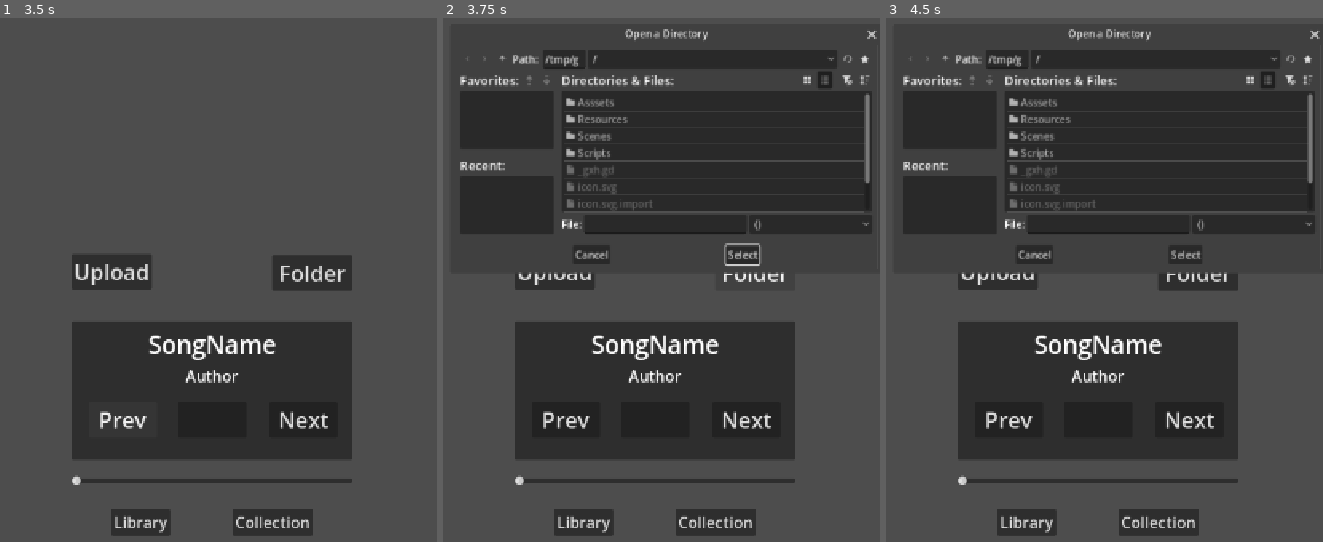
Above: before the commit, frames 1-3 (left to right).
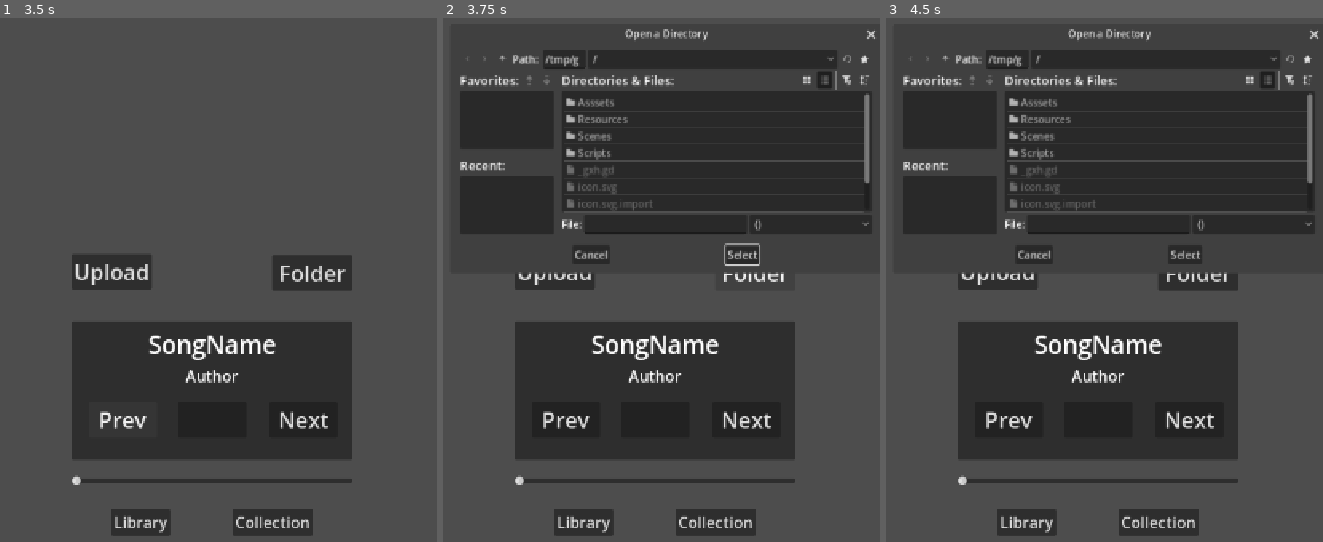
Above: after the commit, the same moments.

Repository: AeroSpaceGames/Mixtape
Game: Godot game, scene res://Scenes/loading.tscn
Two runs of this game, one before a commit and one after it. Both use one fixed random seed, a clock stepped at 60 frames per second and the inputs below. Sound files missing from this copy of the repository are replaced by a short silence.
Inputs (mouse positions are in pixels of both pictures, inside the frame that each line leads up to):
- Up to frame 1 (3.5 s): tap Enter at 0.5 s; click "Next" at 1.25 s; click "Next" at 2 s; click "Prev" at 2.75 s
- Up to frame 2 (3.75 s): click "Folder" at 3.5 s
- Up to frame 3 (4.5 s): click (929, 59) at 4.25 s

Frame 1 is identical in both runs. In frame 2, 0.2% of the frame differs, in the area x 30-100%, y 2-47%; in frame 3, 0.2%.

Commit message:
Casette State 3

Diff:
--- a/Scenes/Testing.tscn
+++ b/Scenes/Testing.tscn
@@ -417,6 +417,32 @@
 theme_override_font_sizes/font_size = 35
 text = "Close"
 
+[node name="AddRemove" type="Button" parent="Utility/CanvasLayer/CasetteSongs" unique_id=1264143062]
+layout_mode = 1
+anchors_preset = 1
+anchor_left = 1.0
+anchor_right = 1.0
+offset_left = -153.0
+offset_top = 44.0
+offset_right = -88.0
+offset_bottom = 94.0
+grow_horizontal = 0
+theme_override_font_sizes/font_size = 30
+text = "Add"
+
+[node name="SongSelection" type="OptionButton" parent="Utility/CanvasLayer/CasetteSongs" unique_id=165639587]
+unique_name_in_owner = true
+layout_mode = 1
+anchors_preset = 5
+anchor_left = 0.5
+anchor_right = 0.5
+offset_left = -20.0
+offset_top = 63.0
+offset_right = 130.0
+offset_bottom = 93.0
+grow_horizontal = 2
+theme_override_font_sizes/font_size = 35
+
 [node name="ScrollContainer" type="ScrollContainer" parent="Utility/CanvasLayer/CasetteSongs" unique_id=692192672]
 layout_mode = 1
 anchors_preset = 8
@@ -552,6 +578,8 @@
 [connection signal="button_down" from="Utility/CanvasLayer/TabsContainer/Lib" to="Utility/CanvasLayer/FlowManager" method="go_to_library"]
 [connection signal="button_down" from="Utility/CanvasLayer/TabsContainer/Coll" to="Utility/CanvasLayer/FlowManager" method="go_to_collection"]
 [connection signal="button_down" from="Utility/CanvasLayer/CasetteSongs/Close" to="Utility/CanvasLayer/CasetteSongs" method="close_casette"]
+[connection signal="button_down" from="Utility/CanvasLayer/CasetteSongs/AddRemove" to="Utility/CanvasLayer/CasetteSongs" method="add_or_remove"]
+[connection signal="item_selected" from="Utility/CanvasLayer/CasetteSongs/SongSelection" to="Utility/CanvasLayer/CasetteSongs" method="song_selected"]
 [connection signal="my_file" from="Library/UploadingHandle" to="Library/GroupHandle" method="_set_current"]
 [connection signal="dir_selected" from="Library/FileDialog" to="Library/UploadingHandle" method="dir_selected"]
 [connection signal="file_selected" from="Library/FileDialog" to="Library/UploadingHandle" method="file_selected"]
--- a/Scripts/casette_songs.gd
+++ b/Scripts/casette_songs.gd
@@ -4,6 +4,8 @@
 
 @onready var group_container: VBoxContainer = %SongsGroup
 @onready var current_song: Control = %CurrentSong
+@onready var song_selection: OptionButton = %SongSelection
+@onready var add_remove: Button = $AddRemove
 
 var recent_casette: Casette = null
 
@@ -13,6 +15,7 @@
 func open_casette(res: Casette):
 	sort_songs(res.song_indexes)
 	recent_casette = res
+	load_new_songs()
 	show()
 
 func close_casette():
@@ -36,6 +39,30 @@
 		new_song.connect("casette_me", _set_current)
 		group_container.add_child(new_song)
 
+func load_new_songs():
+	song_selection.clear()
+
+	for i in AudioManager.song_library.songs_list.values():
+		song_selection.add_item(i.name)
+
+func song_selected(_idx: int):
+	if !song_selection.selected in recent_casette.song_indexes:
+		add_remove.text = "Add"
+	else:
+		add_remove.text = "Remove"
+
+func add_or_remove():
+	var idx: int = song_selection.get_item_index(song_selection.get_selected_id())
+	if idx in recent_casette.song_indexes:
+		PlaylistManager.collection_library.casette_list[recent_casette.my_name].song_indexes.erase(idx)
+	else:
+		PlaylistManager.collection_library.casette_list[recent_casette.my_name].song_indexes.append(idx)
+
+	recent_casette.song_indexes = PlaylistManager.collection_library.casette_list[recent_casette.my_name].song_indexes
+	sort_songs(PlaylistManager.collection_library.casette_list[recent_casette.my_name].song_indexes)
+	song_selected(-1)
+
+
 func _set_current(nm: String, auth: String):
 	PlaylistManager.selected_casette = recent_casette.my_name
 	current_song.set_song(AudioManager.song_library.get_song(nm, auth))
--- a/Scripts/collection_handler.gd
+++ b/Scripts/collection_handler.gd
@@ -11,7 +11,7 @@
 	new_casette.my_name = text_edit.saved_name
 	new_casette.duration = 0.0
 	new_casette.design = PlaylistManager.designs.pick_random()
-	new_casette.song_indexes = [0,1,2]
+	new_casette.song_indexes = []
 	PlaylistManager.add_casette(new_casette.my_name, new_casette)
 
 	collection_groups.create_groups()
